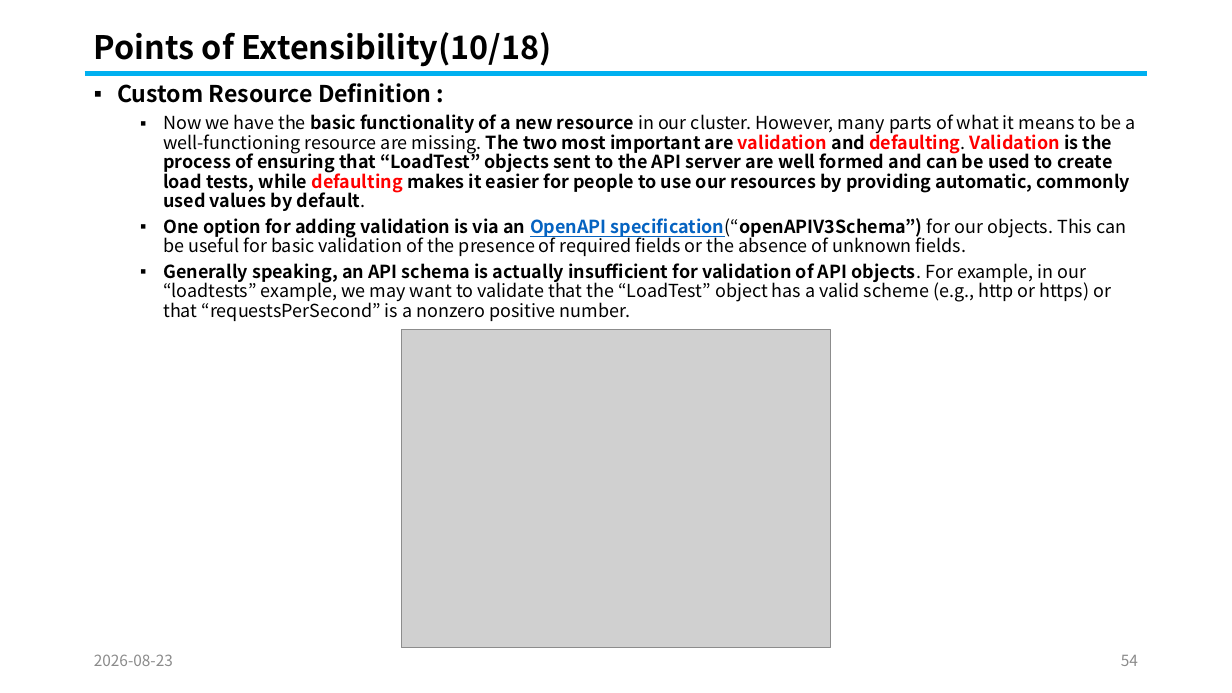
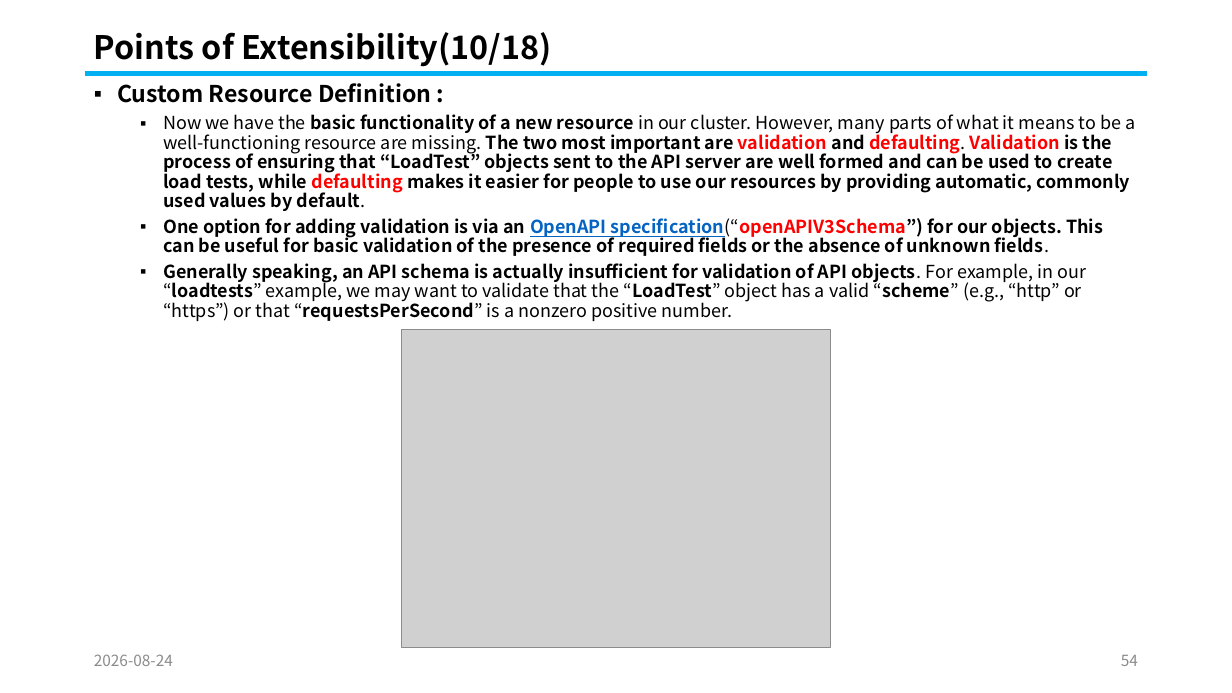
Before and after one commit to knix008/TestSimulator, a slide deck: slide 54 of Kubernetes/Kubernetes Part 05-2026.08.25.pptx. Drawn at 1232x693 pixels with LibreOffice and Linux fonts; fonts in the diff are those of the drawing; grey boxes stand for pictures. Boxes give left, top, right and bottom in pixels: in the first picture for what was removed or moved away, otherwise in the second. Text is boxed around its words. In the diff, an @@ line names an element or a change of style, - is before the commit and + after.

```diff
--- a/Kubernetes/Kubernetes Part 05-2026.08.25.pptx
+++ b/Kubernetes/Kubernetes Part 05-2026.08.25.pptx
@@ text at box(163, 218, 1103, 256): text colour #000000 to #FF0000 in "specification(“openAPIV3Schema”)"; bold on in "for our objects. This can be useful ..." @@
@@ text at box(163, 263, 1087, 321): text changed @@
-  ▪ Generally speaking, an API schema is actually insufficient for validation of API objects. For example, in our “loadtests” example, we may want to validate that the “LoadTest” object has a valid scheme (e.g., http or https) or that “requestsPerSecond” is a nonzero positive number.
+  ▪ Generally speaking, an API schema is actually insufficient for validation of API objects. For example, in our “loadtests” example, we may want to validate that the “LoadTest” object has a valid “scheme” (e.g., “http” or “https”) or that “requestsPerSecond” is a nonzero positive number.
@@ text at box(94, 654, 173, 666): text changed @@
-2026-08-23
+2026-08-24
```
Also in this commit, not shown: 101 other slides changed, 17 other files.
